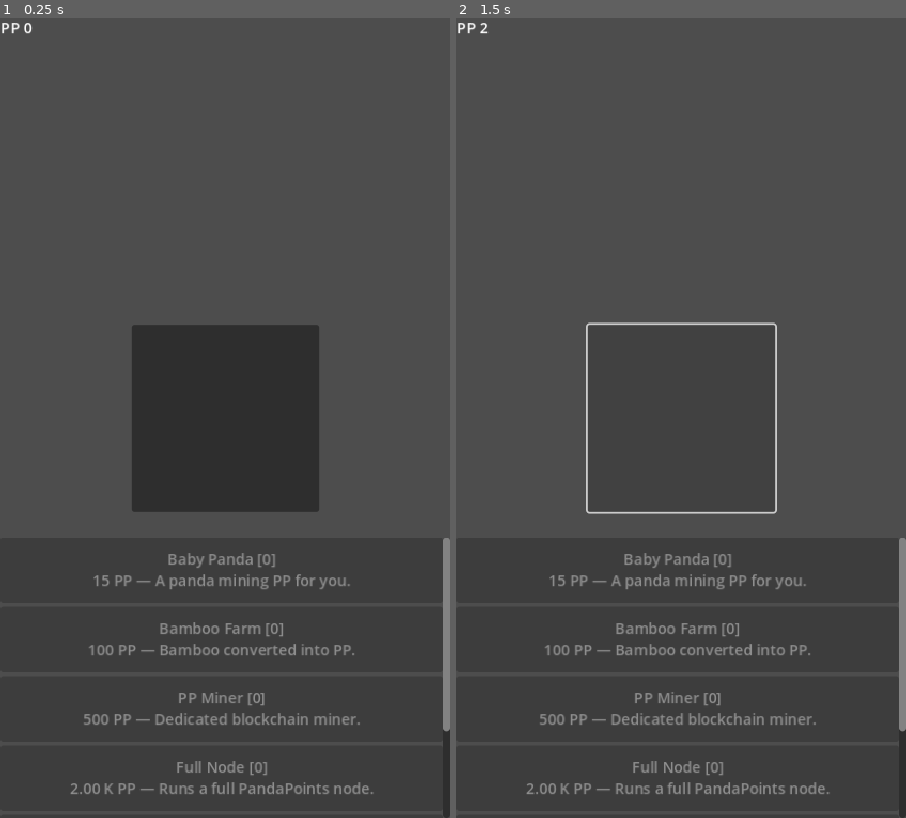
Above: before the commit, frames 1-2 (left to right).
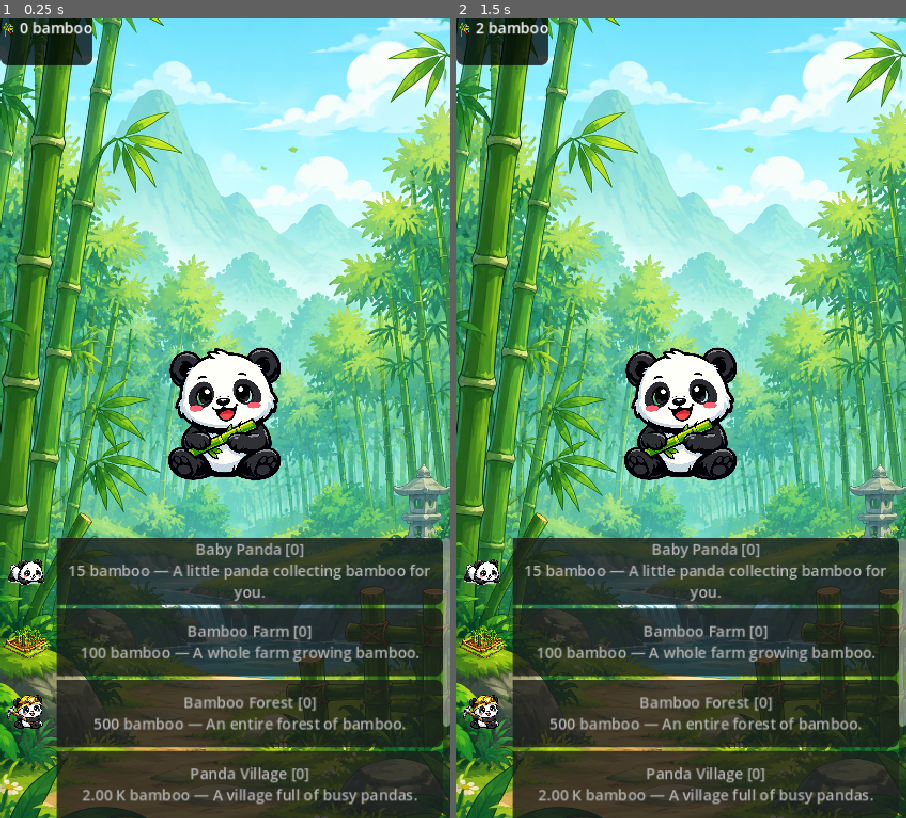
Above: after the commit, the same moments.

Repository: pantalipe/pandapop
Game: Godot game, scene res://scenes/Main.tscn
Same seed, same stepped clock (60 frames per second), same inputs: the game is played once before the commit and once after it.
Inputs (mouse positions are in pixels of both pictures, inside the frame that each line leads up to):
- Up to frame 1 (0.25 s): no input
- Up to frame 2 (1.5 s): click (681, 418) at 0.5 s; click (681, 418) at 1.25 s

The runs differ from the first frame. In frame 1, 90% of the frame differs, in the area x 0-100%, y 0-100%; in frame 2, 90%.

Commit message:
feat: idle clicker working — bamboo theme, sprites, upgrade UI with styles

Diff:
--- a/scenes/Main.tscn
+++ b/scenes/Main.tscn
@@ -1,22 +1,29 @@
-[gd_scene load_steps=2 format=3 uid="uid://52neeoxmq7tr"]
+[gd_scene load_steps=3 format=3 uid="uid://52neeoxmq7tr"]
 
 [ext_resource type="Script" uid="uid://b8r82g2fry5xq" path="res://scripts/main.gd" id="1_elqb8"]
+[ext_resource type="Texture2D" uid="uid://b6voqbvw6cg7e" path="res://assets/sprites/background.png" id="2_rvslj"]
 
 [node name="Main" type="Node2D"]
 script = ExtResource("1_elqb8")
 
+[node name="Background" type="Sprite2D" parent="."]
+position = Vector2(240, 427)
+scale = Vector2(0.6, 0.6)
+texture = ExtResource("2_rvslj")
+
 [node name="UI" type="CanvasLayer" parent="."]
 
-[node name="TopBar" type="VBoxContainer" parent="UI"]
-anchors_preset = 10
-anchor_right = 1.0
+[node name="TopBar" type="PanelContainer" parent="UI"]
+offset_right = 1.0
 offset_bottom = 50.0
-grow_horizontal = 2
 
-[node name="CoinLabel" type="Label" parent="UI/TopBar"]
+[node name="VBox" type="VBoxContainer" parent="UI/TopBar"]
 layout_mode = 2
 
-[node name="CpsLabel" type="Label" parent="UI/TopBar"]
+[node name="CoinLabel" type="Label" parent="UI/TopBar/VBox"]
+layout_mode = 2
+
+[node name="CpsLabel" type="Label" parent="UI/TopBar/VBox"]
 layout_mode = 2
 
 [node name="ClickArea" type="VBoxContainer" parent="UI"]
@@ -25,22 +32,22 @@
 anchor_top = 0.5
 anchor_right = 0.5
 anchor_bottom = 0.5
-offset_left = -20.0
-offset_top = -20.0
-offset_right = 20.0
-offset_bottom = 20.0
+offset_left = -100.0
+offset_top = -127.0
+offset_right = 100.0
+offset_bottom = 73.0
 grow_horizontal = 2
 grow_vertical = 2
 
-[node name="ClickButton" type="Button" parent="UI/ClickArea"]
-custom_minimum_size = Vector2(200, 200)
-layout_mode = 2
-
 [node name="UpgradePanel" type="VBoxContainer" parent="UI"]
-anchors_preset = 12
+anchors_preset = 7
+anchor_left = 0.5
 anchor_top = 1.0
-anchor_right = 1.0
+anchor_right = 0.5
 anchor_bottom = 1.0
+offset_left = -240.0
+offset_top = -300.0
+offset_right = 240.0
 grow_horizontal = 2
 grow_vertical = 0
 
@@ -51,3 +58,19 @@
 [node name="UpgradeList" type="VBoxContainer" parent="UI/UpgradePanel/ScrollContainer"]
 layout_mode = 2
 size_flags_horizontal = 3
+
+[node name="ClickButton" type="TextureButton" parent="UI"]
+custom_minimum_size = Vector2(200, 200)
+anchors_preset = 8
+anchor_left = 0.5
+anchor_top = 0.5
+anchor_right = 0.5
+anchor_bottom = 0.5
+offset_left = -100.0
+offset_top = -100.0
+offset_right = 100.0
+offset_bottom = 100.0
+grow_horizontal = 2
+grow_vertical = 2
+ignore_texture_size = true
+stretch_mode = 0
--- a/scripts/game_manager.gd
+++ b/scripts/game_manager.gd
@@ -3,40 +3,40 @@
 # GameManager — singleton (autoload)
 # Handles PP coins, upgrades, save/load
 
-signal coins_changed(value: float)
-signal cps_changed(value: float)  # coins per second
+signal bamboo_changed(value: float)
+signal bps_changed(value: float)  # bamboo per second
 
-var coins: float = 0.0
+var bamboo: float = 0.0
 var total_earned: float = 0.0
-var coins_per_click: float = 1.0
-var coins_per_second: float = 0.0
+var bamboo_per_click: float = 1.0
+var bamboo_per_second: float = 0.0
 
 const SAVE_PATH = "user://save.dat"
 
 # Upgrades: {name, description, base_cost, cps_bonus, cpc_bonus, count}
 var upgrades: Array = [
-	{"id": "panda",     "name": "Baby Panda",    "desc": "A panda mining PP for you.",       "base_cost": 15.0,    "cps": 0.1,  "cpc": 0.0, "count": 0},
-	{"id": "bamboo",    "name": "Bamboo Farm",   "desc": "Bamboo converted into PP.",        "base_cost": 100.0,   "cps": 0.5,  "cpc": 0.0, "count": 0},
-	{"id": "miner",     "name": "PP Miner",      "desc": "Dedicated blockchain miner.",      "base_cost": 500.0,   "cps": 2.0,  "cpc": 0.0, "count": 0},
-	{"id": "node",      "name": "Full Node",     "desc": "Runs a full PandaPoints node.",    "base_cost": 2000.0,  "cps": 8.0,  "cpc": 0.0, "count": 0},
-	{"id": "dapp",      "name": "Mini DApp",     "desc": "A tiny DApp generating yield.",    "base_cost": 8000.0,  "cps": 25.0, "cpc": 0.0, "count": 0},
-	{"id": "exchange",  "name": "PP Exchange",   "desc": "Trade PP 24/7 automatically.",     "base_cost": 25000.0, "cps": 80.0, "cpc": 0.0, "count": 0},
+	{"id": "panda",    "name": "Baby Panda",      "desc": "A little panda collecting bamboo for you.", "base_cost": 15.0,    "bps": 0.1,  "count": 0},
+	{"id": "farm",     "name": "Bamboo Farm",     "desc": "A whole farm growing bamboo.",              "base_cost": 100.0,   "bps": 0.5,  "count": 0},
+	{"id": "forest",   "name": "Bamboo Forest",   "desc": "An entire forest of bamboo.",               "base_cost": 500.0,   "bps": 2.0,  "count": 0},
+	{"id": "village",  "name": "Panda Village",   "desc": "A village full of busy pandas.",            "base_cost": 2000.0,  "bps": 8.0,  "count": 0},
+	{"id": "factory",  "name": "Bamboo Factory",  "desc": "Industrial bamboo production.",             "base_cost": 8000.0,  "bps": 25.0, "count": 0},
+	{"id": "temple",   "name": "Panda Temple",    "desc": "Ancient pandas blessing your harvest.",     "base_cost": 25000.0, "bps": 80.0, "count": 0},
 ]
 
 func _ready() -> void:
 	load_data()
 
 func _process(delta: float) -> void:
-	if coins_per_second > 0:
-		add_coins(coins_per_second * delta)
+	if bamboo_per_second > 0:
+		add_bamboo(bamboo_per_second * delta)
 
 func click() -> void:
-	add_coins(coins_per_click)
+	add_bamboo(bamboo_per_click)
 
-func add_coins(amount: float) -> void:
-	coins += amount
+func add_bamboo(amount: float) -> void:
+	bamboo += amount
 	total_earned += amount
-	emit_signal("coins_changed", coins)
+	emit_signal("bamboo_changed", bamboo)
 
 func get_upgrade_cost(index: int) -> float:
 	var u = upgrades[index]
@@ -44,27 +44,27 @@
 
 func buy_upgrade(index: int) -> bool:
 	var cost = get_upgrade_cost(index)
-	if coins >= cost:
-		coins -= cost
+	if bamboo >= cost:
+		bamboo -= cost
 		upgrades[index]["count"] += 1
 		_recalculate()
-		emit_signal("coins_changed", coins)
+		emit_signal("bamboo_changed", bamboo)
 		save_data()
 		return true
 	return false
 
 func _recalculate() -> void:
-	coins_per_second = 0.0
-	coins_per_click = 1.0
+	bamboo_per_second = 0.0
+	bamboo_per_click = 1.0
 	for u in upgrades:
-		coins_per_second += u["cps"] * u["count"]
-	emit_signal("cps_changed", coins_per_second)
+		bamboo_per_second += u["bps"] * u["count"]
+	emit_signal("bps_changed", bamboo_per_second)
 
 func save_data() -> void:
 	var counts = []
 	for u in upgrades:
 		counts.append(u["count"])
-	var data = {"coins": coins, "total": total_earned, "counts": counts}
+	var data = {"bamboo": bamboo, "total": total_earned, "counts": counts}
 	var file = FileAccess.open(SAVE_PATH, FileAccess.WRITE)
 	if file:
 		file.store_var(data)
@@ -78,7 +78,7 @@
 		var data = file.get_var()
 		file.close()
 		if data:
-			coins = data.get("coins", 0.0)
+			bamboo = data.get("bamboo", 0.0)
 			total_earned = data.get("total", 0.0)
 			var counts = data.get("counts", [])
 			for i in range(min(counts.size(), upgrades.size())):
--- a/scripts/main.gd
+++ b/scripts/main.gd
@@ -2,29 +2,57 @@
 
 # Main — clicker game controller
 
-@onready var coin_label: Label = $UI/TopBar/CoinLabel
-@onready var cps_label: Label = $UI/TopBar/CpsLabel
-@onready var click_button: Button = $UI/ClickArea/ClickButton
+@onready var coin_label: Label = $UI/TopBar/VBox/CoinLabel
+@onready var cps_label: Label = $UI/TopBar/VBox/CpsLabel
+@onready var click_button: TextureButton = $UI/ClickButton
 @onready var upgrade_list: VBoxContainer = $UI/UpgradePanel/ScrollContainer/UpgradeList
+@onready var background: Sprite2D = $Background
+
+const UPGRADE_ICONS = [
+	"res://assets/sprites/upgrade_panda.png",
+	"res://assets/sprites/upgrade_farm.png",
+	"res://assets/sprites/upgrade_forest.png",
+	"res://assets/sprites/upgrade_village.png",
+	"res://assets/sprites/upgrade_factory.png",
+	"res://assets/sprites/upgrade_temple.png",
+]
 
 func _ready() -> void:
-	GameManager.coins_changed.connect(_on_coins_changed)
-	GameManager.cps_changed.connect(_on_cps_changed)
+	GameManager.bamboo_changed.connect(_on_bamboo_changed)
+	GameManager.bps_changed.connect(_on_bps_changed)
 	click_button.pressed.connect(_on_click)
+	_setup_click_button()
+	_setup_topbar()
 	_build_upgrade_list()
-	_on_coins_changed(GameManager.coins)
-	_on_cps_changed(GameManager.coins_per_second)
+	_on_bamboo_changed(GameManager.bamboo)
+	_on_bps_changed(GameManager.bamboo_per_second)
+
+func _setup_topbar() -> void:
+	var topbar = $UI/TopBar
+	var style = StyleBoxFlat.new()
+	style.bg_color = Color(0, 0, 0, 0.75)
+	style.corner_radius_bottom_left = 8
+	style.corner_radius_bottom_right = 8
+	topbar.add_theme_stylebox_override("panel", style)
+	# Força cor branca nos labels
+	coin_label.add_theme_color_override("font_color", Color.WHITE)
+	cps_label.add_theme_color_override("font_color", Color(1, 1, 1, 0.8))
+
+func _setup_click_button() -> void:
+	var tex = load("res://assets/sprites/panda_main.png")
+	if tex:
+		click_button.texture_normal = tex
 
 func _on_click() -> void:
 	GameManager.click()
 
-func _on_coins_changed(value: float) -> void:
-	coin_label.text = "PP " + _format(value)
+func _on_bamboo_changed(value: float) -> void:
+	coin_label.text = "🎋 " + _format(value) + " bamboo"
 	_refresh_upgrade_buttons()
 
-func _on_cps_changed(value: float) -> void:
+func _on_bps_changed(value: float) -> void:
 	if value > 0:
-		cps_label.text = _format(value) + " PP/s"
+		cps_label.text = _format(value) + " bamboo/s"
 	else:
 		cps_label.text = ""
 
@@ -37,14 +65,60 @@
 		return "%d" % int(value)
 
 func _build_upgrade_list() -> void:
+	# Painel escuro atrás da lista
+	var panel = upgrade_list.get_parent().get_parent()
+	var panel_style = StyleBoxFlat.new()
+	panel_style.bg_color = Color(0, 0, 0, 0.85)
+	panel_style.corner_radius_top_left = 12
+	panel_style.corner_radius_top_right = 12
+	panel.add_theme_stylebox_override("panel", panel_style)
+
 	for i in range(GameManager.upgrades.size()):
 		var u = GameManager.upgrades[i]
+
+		var hbox = HBoxContainer.new()
+		hbox.custom_minimum_size = Vector2(0, 72)
+
+		# Icon
+		var icon = TextureRect.new()
+		icon.custom_minimum_size = Vector2(56, 56)
+		icon.size_flags_vertical = Control.SIZE_SHRINK_CENTER
+		icon.stretch_mode = TextureRect.STRETCH_KEEP_ASPECT_CENTERED
+		icon.expand_mode = TextureRect.EXPAND_IGNORE_SIZE
+		var icon_path = UPGRADE_ICONS[i] if i < UPGRADE_ICONS.size() else UPGRADE_ICONS[-1]
+		var tex = load(icon_path)
+		if tex:
+			icon.texture = tex
+		hbox.add_child(icon)
+
+		# Button com fundo visível
 		var btn = Button.new()
 		btn.name = "Upgrade_" + str(i)
-		btn.custom_minimum_size = Vector2(0, 70)
+		btn.size_flags_horizontal = Control.SIZE_EXPAND_FILL
 		btn.text = _upgrade_text(i)
+		btn.autowrap_mode = TextServer.AUTOWRAP_WORD_SMART
 		btn.pressed.connect(_on_buy_upgrade.bind(i))
-		upgrade_list.add_child(btn)
+
+		# Estilo normal
+		var style_normal = StyleBoxFlat.new()
+		style_normal.bg_color = Color(0.15, 0.35, 0.15, 0.95)
+		style_normal.corner_radius_top_right = 8
+		style_normal.corner_radius_bottom_right = 8
+		btn.add_theme_stylebox_override("normal", style_normal)
+		btn.add_theme_stylebox_override("hover", style_normal)
+
+		# Estilo desabilitado
+		var style_disabled = StyleBoxFlat.new()
+		style_disabled.bg_color = Color(0.1, 0.1, 0.1, 0.8)
+		style_disabled.corner_radius_top_right = 8
+		style_disabled.corner_radius_bottom_right = 8
+		btn.add_theme_stylebox_override("disabled", style_disabled)
+
+		btn.add_theme_color_override("font_color", Color.WHITE)
+		btn.add_theme_color_override("font_disabled_color", Color(0.7, 0.7, 0.7, 1.0))
+
+		hbox.add_child(btn)
+		upgrade_list.add_child(hbox)
 
 func _on_buy_upgrade(index: int) -> void:
 	GameManager.buy_upgrade(index)
@@ -52,12 +126,14 @@
 
 func _refresh_upgrade_buttons() -> void:
 	for i in range(GameManager.upgrades.size()):
-		var btn = upgrade_list.get_node_or_null("Upgrade_" + str(i))
-		if btn:
-			btn.text = _upgrade_text(i)
-			btn.disabled = GameManager.coins < GameManager.get_upgrade_cost(i)
+		var hbox = upgrade_list.get_child(i)
+		if hbox:
+			var btn = hbox.get_node_or_null("Upgrade_" + str(i))
+			if btn:
+				btn.text = _upgrade_text(i)
+				btn.disabled = GameManager.bamboo < GameManager.get_upgrade_cost(i)
 
 func _upgrade_text(i: int) -> String:
 	var u = GameManager.upgrades[i]
 	var cost = GameManager.get_upgrade_cost(i)
-	return u["name"] + " [" + str(u["count"]) + "]\n" + _format(cost) + " PP — " + u["desc"]
+	return u["name"] + " [" + str(u["count"]) + "]\n" + _format(cost) + " bamboo — " + u["desc"]
Binary file added: assets/sprites/background.png
Binary file added: assets/sprites/bamboo_icon.png
Binary file added: assets/sprites/panda_main.png
Binary file added: assets/sprites/upgrade_farm.png
Binary file added: assets/sprites/upgrade_forest.png
Binary file added: assets/sprites/upgrade_panda.png
